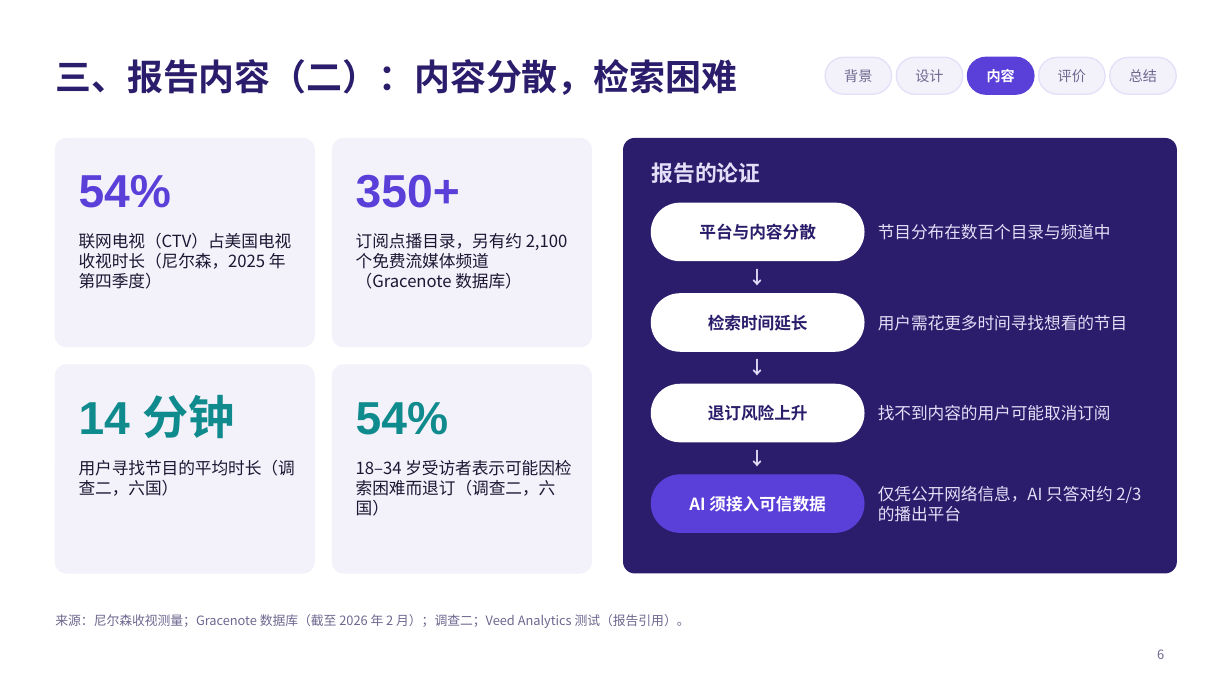
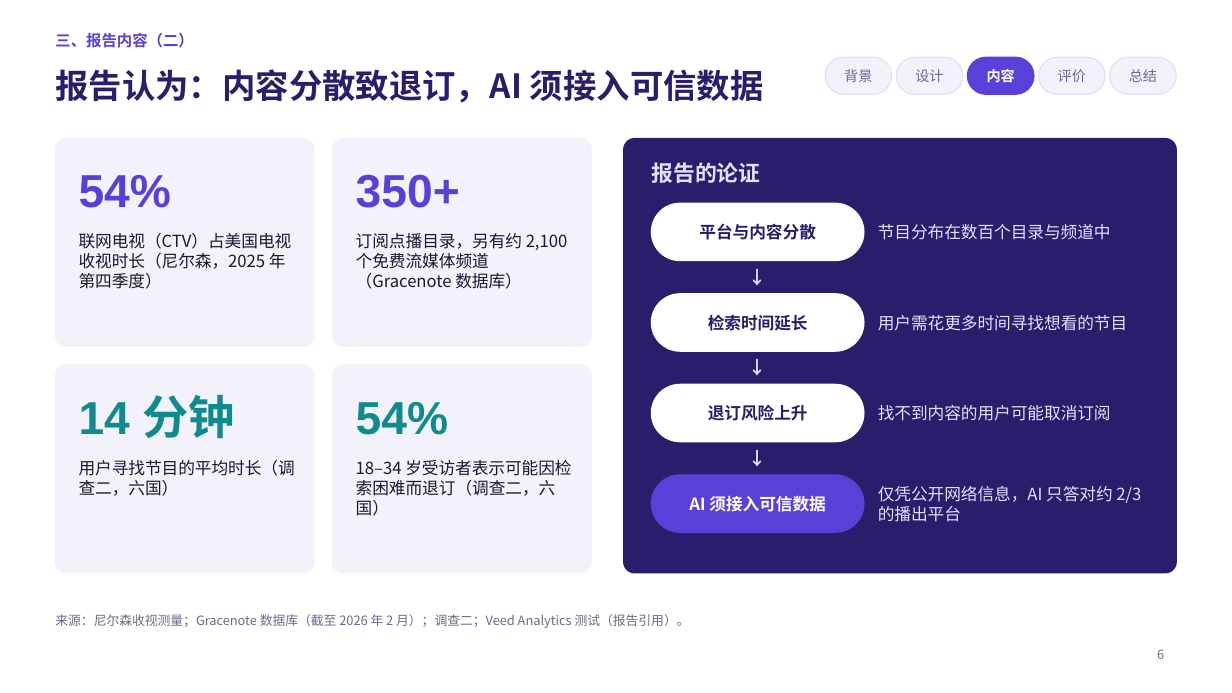
Before and after one commit to jayleo113/ppt, a slide deck: slide 6 of Gracenote报告解读_课堂汇报.pptx. Drawn at 1232x693 pixels with LibreOffice and Linux fonts; fonts in the diff are those of the drawing. Boxes give left, top, right and bottom in pixels: in the first picture for what was removed or moved away, otherwise in the second. Text is boxed around its words. In the diff, an @@ line names an element or a change of style, - is before the commit and + after.

```diff
--- a/Gracenote报告解读_课堂汇报.pptx
+++ b/Gracenote报告解读_课堂汇报.pptx
@@ text added at [55,33,193,48], 12 pt, text #5B3FD9, bold @@
+三、报告内容（二）
@@ title at [55,69,764,103]: text changed; size 28 to 26 pt @@
-三、报告内容（二）：内容分散，检索困难
+报告认为：内容分散致退订，AI 须接入可信数据
```
Also in this commit, not shown: 12 other slides changed, 5 other files.
